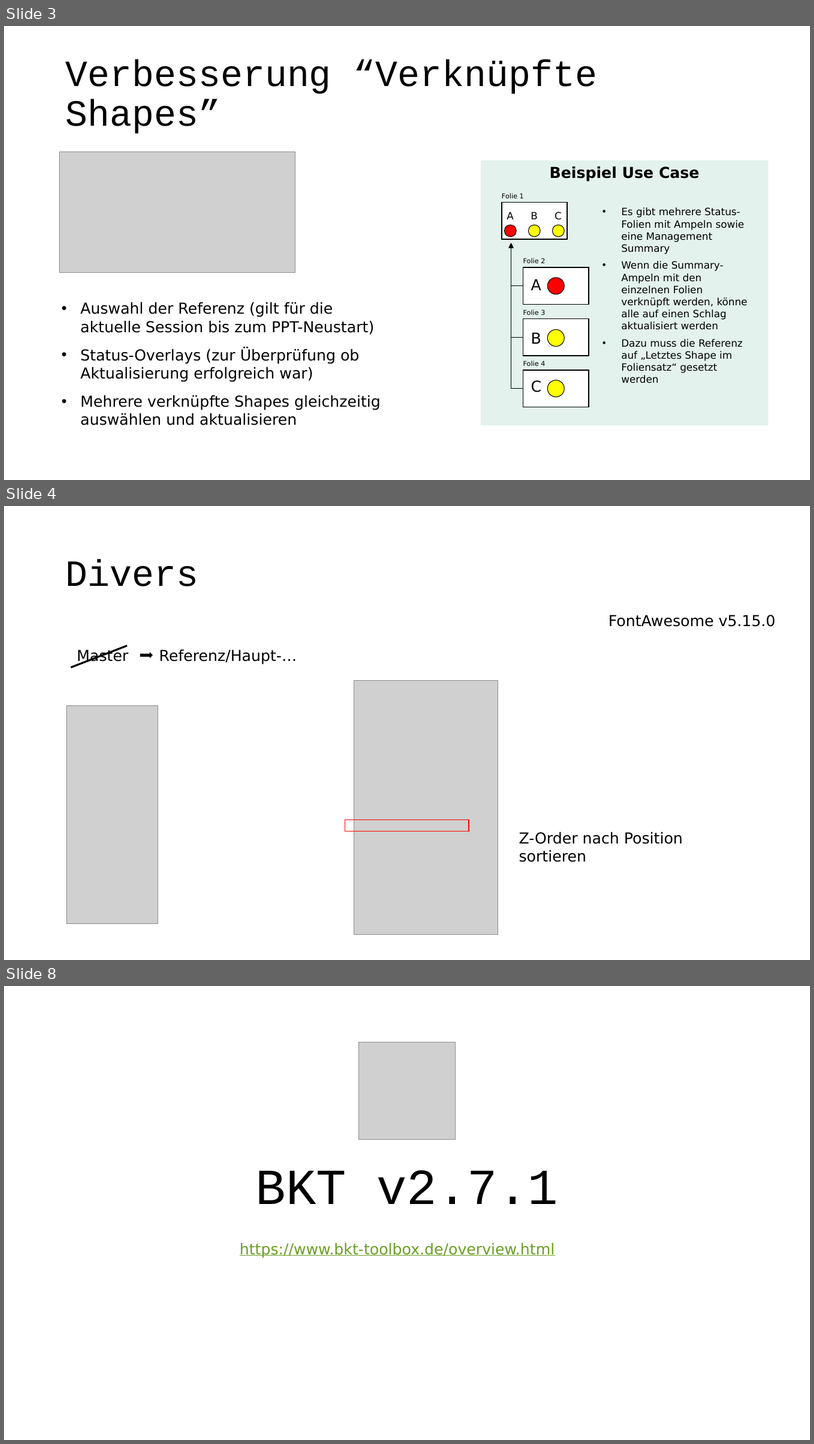
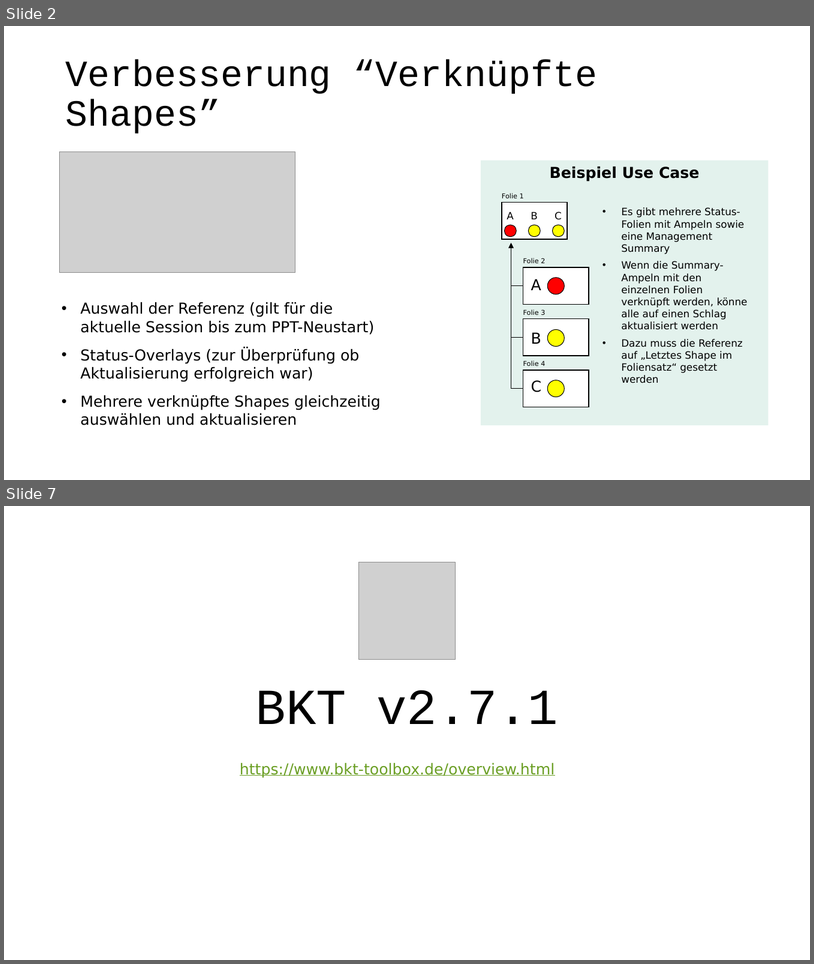
Before and after one commit to pyro-team/bkt-toolbox, a slide deck: documentation/Changelog.pptx. Shown one above the other, each under a label of ours: slides 3, 4 and 8 before the commit, slides 2 and 7 after it; the slides between them are not shown. The pictures are 814x1444 and 814x964 pixels, drawn with LibreOffice and Linux fonts; fonts in the diff are those of the drawing; grey boxes stand for pictures. Boxes give left, top, right and bottom in pixels: in the first picture for what was removed or moved away, otherwise in the second. Text is boxed around its words. In the diff, an @@ line names an element or a change of style, - is before the commit and + after.

```diff
--- a/documentation/Changelog.pptx
+++ b/documentation/Changelog.pptx
@@ slide 4 removed at (4, 506, 810, 960), background #FFFFFF @@
@@ title removed at (65, 559, 198, 586) @@
-Divers
@@ text removed at (609, 615, 776, 627) @@
-FontAwesome v5.15.0
@@ line removed from (71, 667) to (128, 646) @@
@@ text removed at (77, 648, 128, 664) @@
-Master
@@ text removed at (159, 649, 297, 664) @@
-Referenz/Haupt-…
@@ right arrow removed at (140, 652, 153, 658) @@
@@ picture removed at (354, 680, 498, 934) @@
@@ picture removed at (67, 706, 158, 924) @@
@@ rectangle removed at (345, 820, 469, 831) @@
@@ text removed at (519, 832, 683, 862) @@
-Z-Order nach Position sortieren
@@ what was slide 3 is now slide 2 @@
@@ what was slide 8 is now slide 7 @@
```
Also in this commit, not shown: 3 slides changed, 1 slide added, 1 other slide removed, 1 other file.
